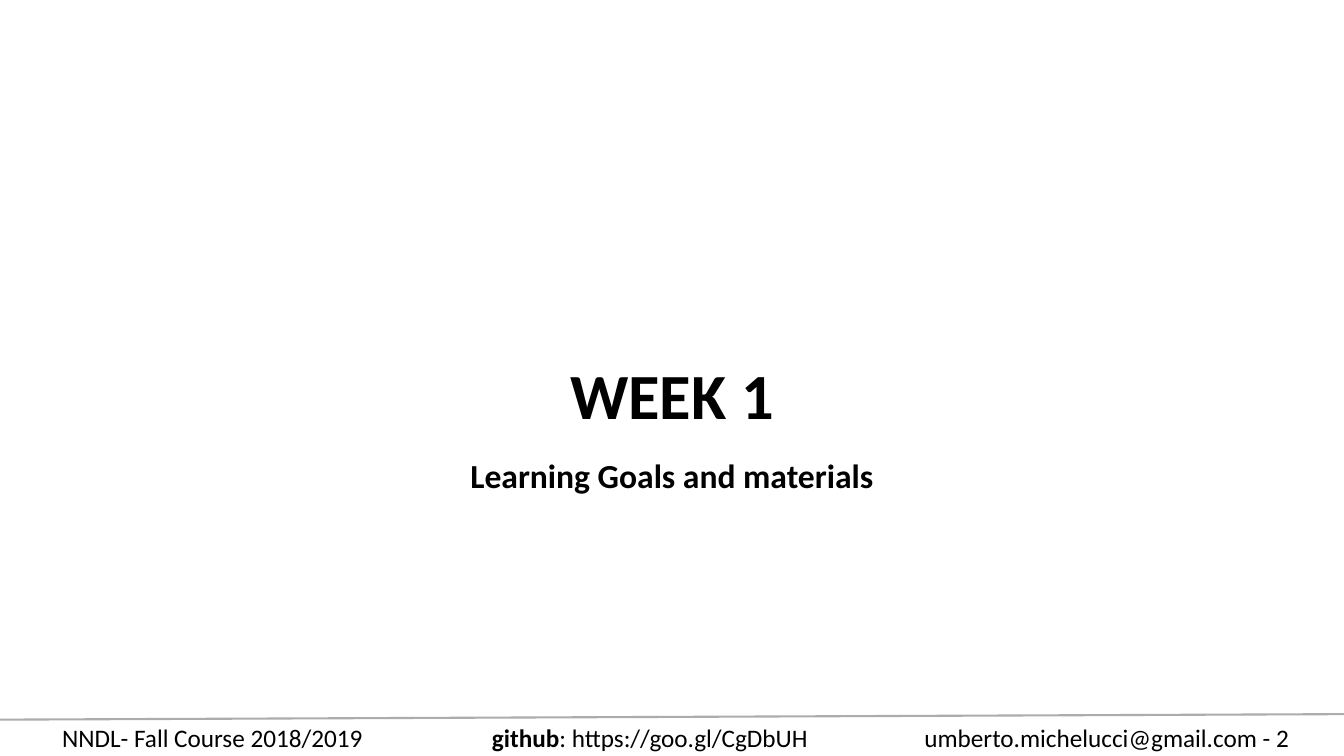
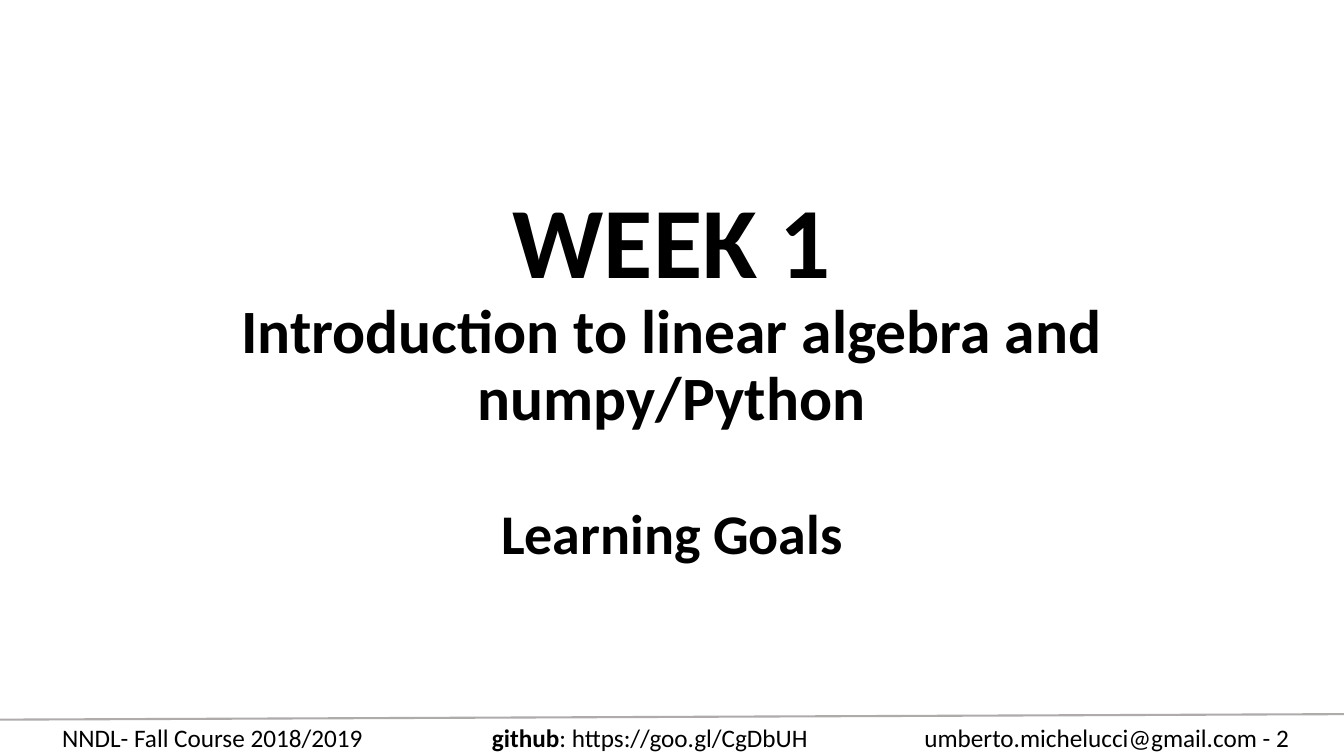
Before and after one commit to toelt-llc/COURSE-zhaw-dlcourse-spring2019, a slide deck: slide 2 of Week 1 - Mathematic introduction/Week1_learning_goals_material.pptx. Drawn at 1344x756 pixels with LibreOffice and Linux fonts; fonts in the diff are those of the drawing. Boxes give left, top, right and bottom in pixels: in the first picture for what was removed or moved away, otherwise in the second. Text is boxed around its words. In the diff, an @@ line names an element or a change of style, - is before the commit and + after.

```diff
--- a/Week 1 - Mathematic introduction/Week1_learning_goals_material.pptx
+++ b/Week 1 - Mathematic introduction/Week1_learning_goals_material.pptx
@@ title at <box>241,212,1101,430</box>: text changed; size 46 to 44 pt @@
-WEEK 1
+WEEK 1
+Introduction to linear algebra and numpy/Python
@@ subtitle at <box>501,514,842,564</box>: text changed; size 24 to 40 pt @@
-Learning Goals and materials
+Learning Goals
```
Also in this commit, not shown: 1 other slide changed, 6 slides added, 8 other files.
